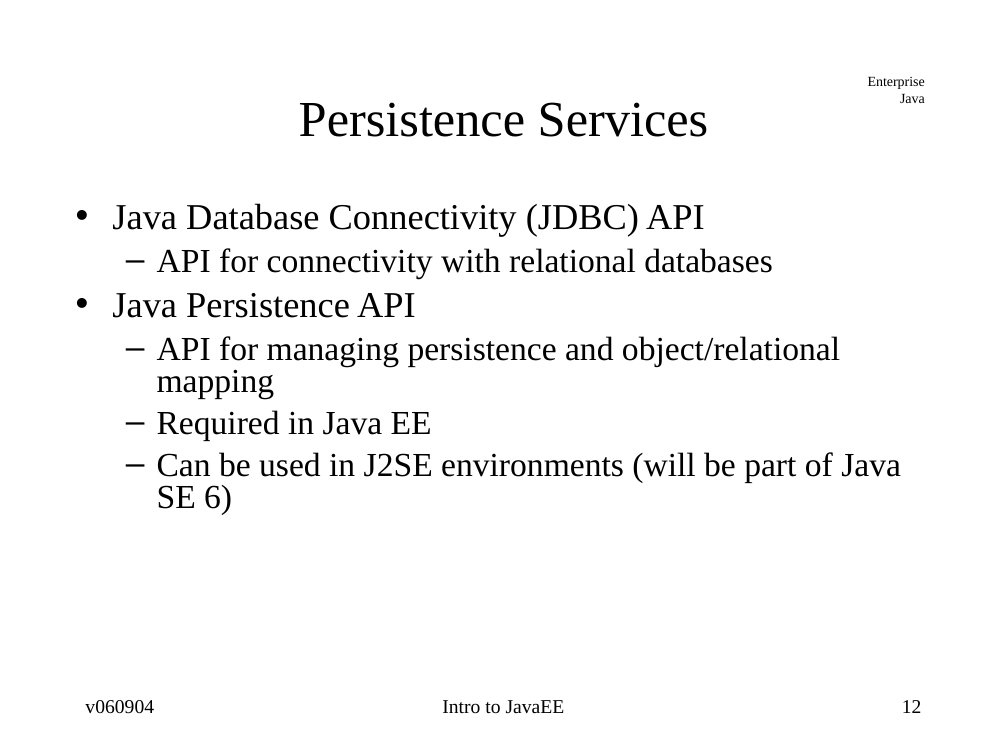
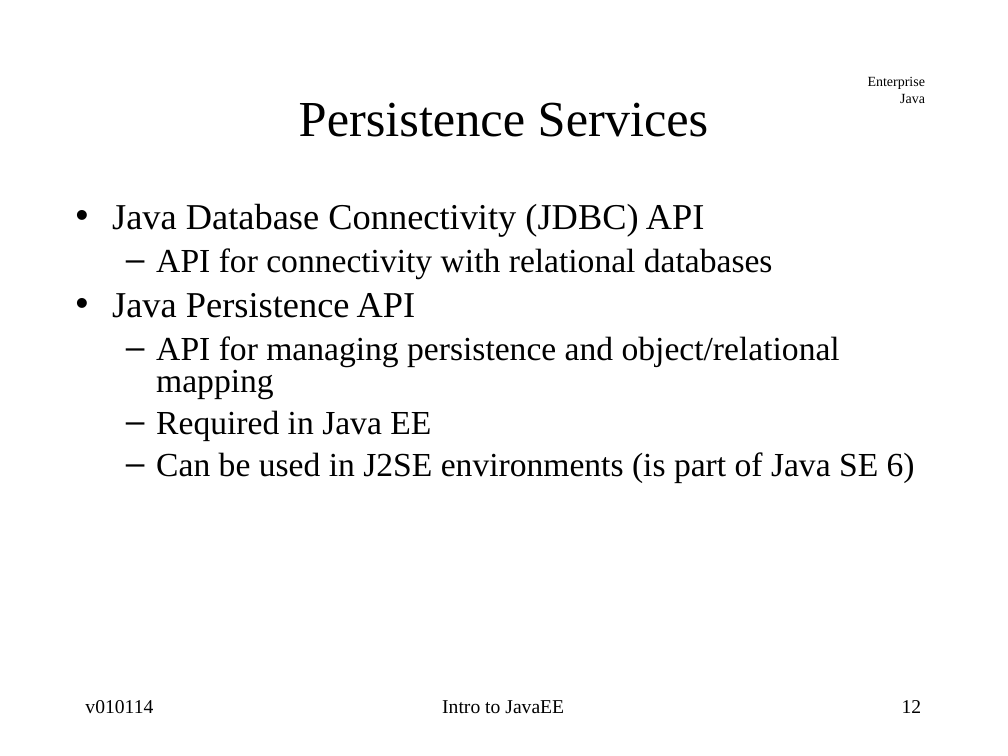
Before and after one commit to jcstaff/ejava-javaee, a slide deck: slide 12 of course-docs/src/site/resources/lectures/javaee-intro.ppt. Drawn at 1008x756 pixels with LibreOffice and Linux fonts; fonts in the diff are those of the drawing. Boxes give left, top, right and bottom in pixels: in the first picture for what was removed or moved away, otherwise in the second. Text is boxed around its words. In the diff, an @@ line names an element or a change of style, - is before the commit and + after.

```diff
--- a/course-docs/src/site/resources/lectures/javaee-intro.ppt
+++ b/course-docs/src/site/resources/lectures/javaee-intro.ppt
@@ text at bbox=[112, 203, 705, 318]: indent changed @@
@@ text at bbox=[156, 452, 915, 483]: text changed @@
-  – Can be used in J2SE environments (will be part of Java SE 6)
+  – Can be used in J2SE environments (is part of Java SE 6)
@@ text at bbox=[85, 700, 153, 714]: text changed @@
-v060904
+v010114
```
Also in this commit, not shown: 21 other slides changed, 17 other files.
